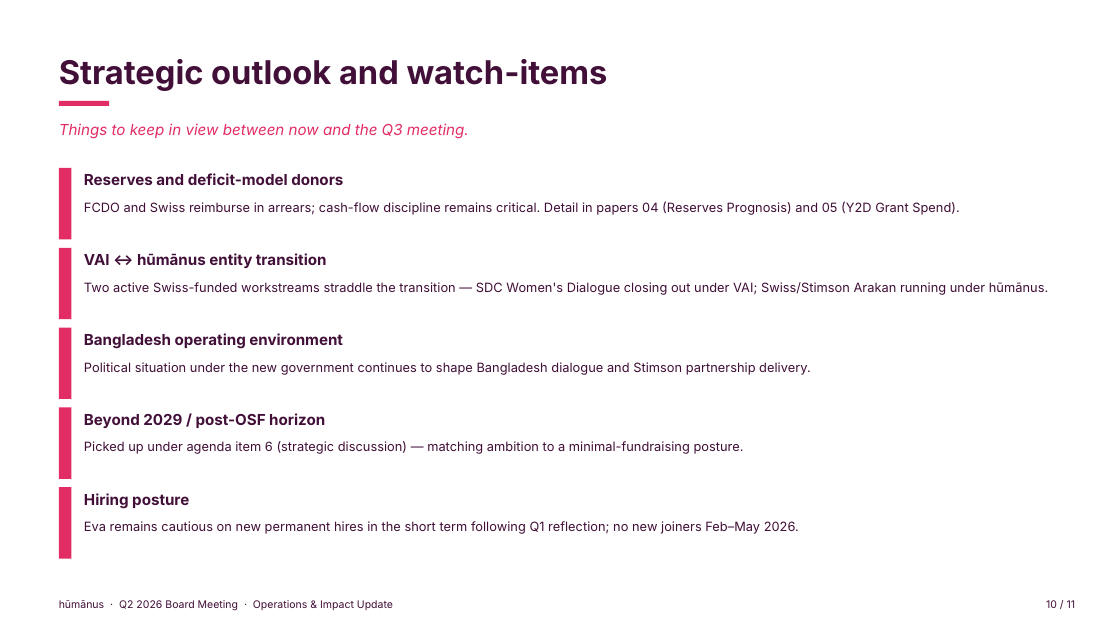
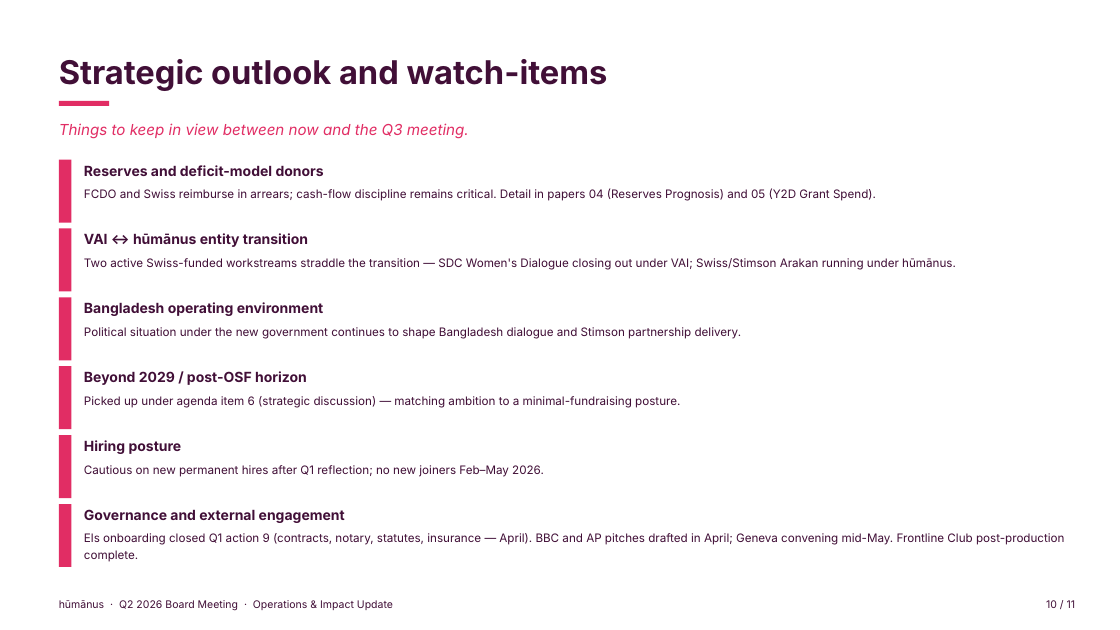
Before and after one commit to evafrances04/humanusGovernance, a slide deck: slide 10 of 2026/Q2/08-ED-Operations-Impact-Y2D.pptx. Drawn at 1120x630 pixels with LibreOffice and Linux fonts; fonts in the diff are those of the drawing. Boxes give left, top, right and bottom in pixels: in the first picture for what was removed or moved away, otherwise in the second. Text is boxed around its words. In the diff, an @@ line names an element or a change of style, - is before the commit and + after.

```diff
--- a/2026/Q2/08-ED-Operations-Impact-Y2D.pptx
+++ b/2026/Q2/08-ED-Operations-Impact-Y2D.pptx
@@ rectangle: place and size @@
-rectangle at [59, 168, 71, 239]
+rectangle at [59, 160, 71, 223]
@@ text "Reserves and deficit-model donors": place and size @@
-text "Reserves and deficit-model donors" at [84, 173, 343, 185]
+text "Reserves and deficit-model donors" at [84, 165, 324, 176]
@@ text "FCDO and Swiss reimburse in ...": place and size @@
-text "FCDO and Swiss reimburse in ..." at [84, 201, 959, 215]
+text "FCDO and Swiss reimburse in ..." at [84, 188, 876, 201]
@@ rectangle: place and size @@
-rectangle at [59, 248, 71, 319]
+rectangle at [59, 229, 71, 292]
@@ text "VAI ↔ hūmānus entity transition": place and size @@
-text "VAI ↔ hūmānus entity transition" at [84, 253, 327, 268]
+text "VAI ↔ hūmānus entity transition" at [84, 233, 308, 247]
@@ text "Two active Swiss-funded workstreams straddle ...": place and size @@
-text "Two active Swiss-funded workstreams straddle ..." at [84, 282, 1048, 295]
+text "Two active Swiss-funded workstreams straddle ..." at [84, 258, 956, 270]
@@ rectangle: place and size @@
-rectangle at [59, 328, 71, 399]
+rectangle at [59, 297, 71, 360]
@@ text "Bangladesh operating environment": place and size @@
-text "Bangladesh operating environment" at [84, 333, 343, 349]
+text "Bangladesh operating environment" at [84, 302, 323, 316]
@@ text "Political situation under the new ...": place and size @@
-text "Political situation under the new ..." at [84, 362, 810, 375]
+text "Political situation under the new ..." at [84, 327, 742, 339]
@@ rectangle added at [59, 366, 71, 429], fill #E12D64 @@
@@ text "Beyond 2029 / post-OSF horizon": place and size @@
-text "Beyond 2029 / post-OSF horizon" at [84, 413, 325, 428]
+text "Beyond 2029 / post-OSF horizon" at [84, 371, 307, 385]
@@ size 11 to 10 pt in 4 elements at [84, 188, 876, 201], [84, 258, 956, 270], [84, 327, 742, 339], [84, 396, 680, 408] @@
@@ text "Picked up under agenda item ...": place and size @@
-text "Picked up under agenda item ..." at [84, 441, 744, 454]
+text "Picked up under agenda item ..." at [84, 396, 680, 408]
@@ rectangle: place and size @@
-rectangle at [59, 408, 71, 479]
+rectangle at [59, 435, 71, 498]
@@ size 13 to 12 pt in 5 elements at [84, 165, 324, 176], [84, 233, 308, 247], [84, 302, 323, 316], [84, 371, 307, 385], [84, 440, 182, 454] @@
@@ text "Hiring posture": place and size @@
-text "Hiring posture" at [84, 493, 189, 508]
+text "Hiring posture" at [84, 440, 182, 454]
@@ text at [84, 465, 544, 477]: text changed; size 11 to 10 pt @@
-Eva remains cautious on new permanent hires in the short term following Q1 reflection; no new joiners Feb–May 2026.
+Cautious on new permanent hires after Q1 reflection; no new joiners Feb–May 2026.
@@ rectangle: place and size @@
-rectangle at [59, 487, 71, 559]
+rectangle at [59, 504, 71, 567]
@@ text added at [84, 509, 345, 523], 12 pt, text #410F37, bold @@
+Governance and external engagement
@@ text added at [84, 533, 1065, 562], 10 pt, text #410F37 @@
+Els onboarding closed Q1 action 9 (contracts, notary, statutes, insurance — April). BBC and AP pitches drafted in April; Geneva convening mid-May. Frontline Club post-production complete.
```
Also in this commit, not shown: 3 other slides changed.
